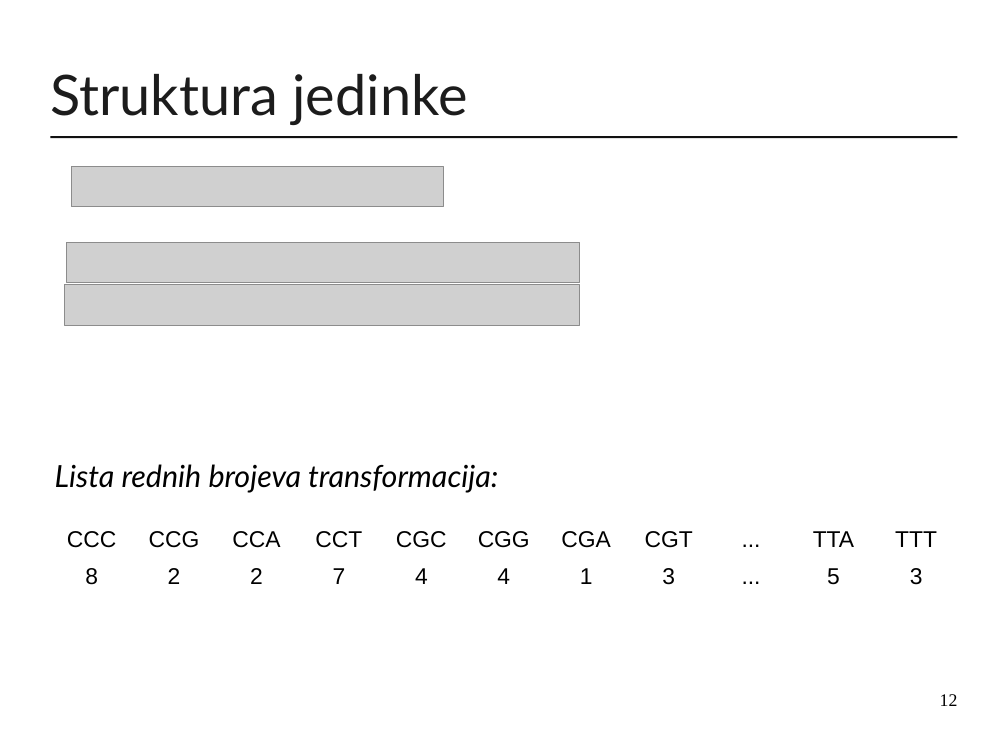
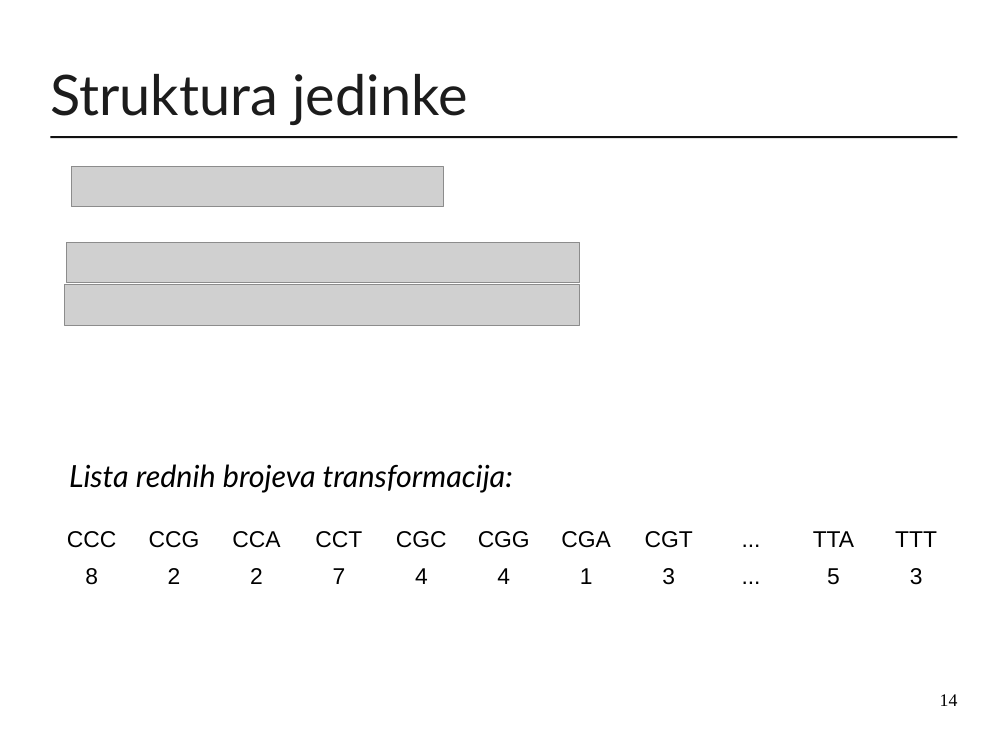
Before and after one commit to mirjamsk/DNAdrivenIFS, a slide deck: slide 14 of CD_bundle/prezentacija.odp (slide 12 before the commit). Drawn at 1008x756 pixels with LibreOffice and Linux fonts; fonts in the diff are those of the drawing; grey boxes stand for pictures. Boxes give left, top, right and bottom in pixels: in the first picture for what was removed or moved away, otherwise in the second. Text is boxed around its words. In the diff, an @@ line names an element or a change of style, - is before the commit and + after.

```diff
--- a/CD_bundle/prezentacija.odp
+++ b/CD_bundle/prezentacija.odp
@@ text "Lista rednih brojeva transformacija:": place and size @@
-text "Lista rednih brojeva transformacija:" at (55, 464, 498, 493)
+text "Lista rednih brojeva transformacija:" at (69, 464, 513, 493)
@@ page number at (940, 694, 958, 706): text changed @@
-12
+14
```
Also in this commit, not shown: 4 other slides changed, 4 slides added, 1 other file.
